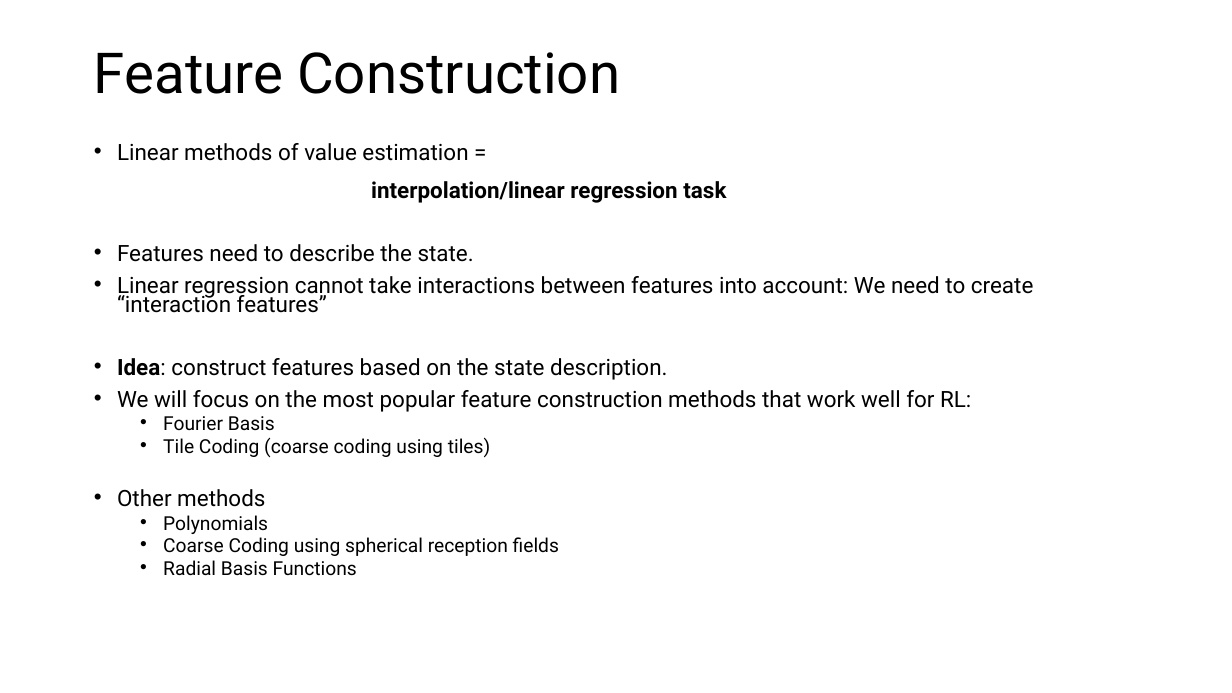
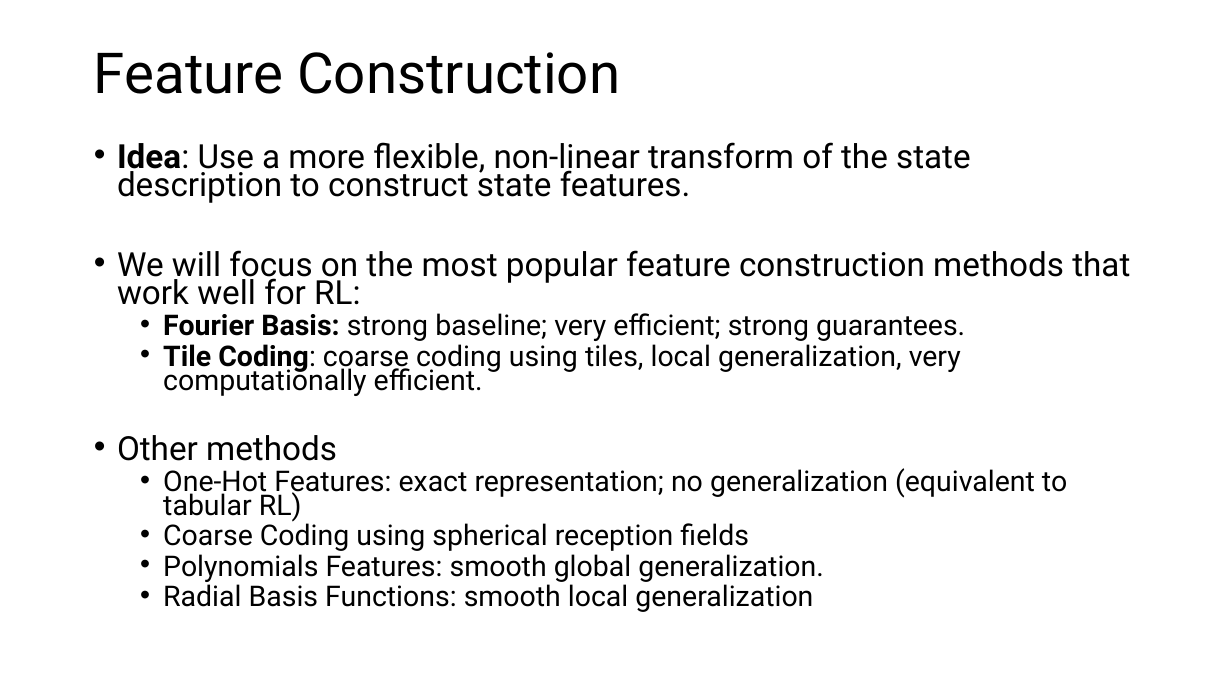
Before and after one commit to mhahsler/Introduction_to_Reinforcement_Learning, a slide deck: slide 21 of slides/Lecture_Chapter09.pptx (slide 19 before the commit). Drawn at 1232x693 pixels with LibreOffice and Linux fonts; fonts in the diff are those of the drawing. Boxes give left, top, right and bottom in pixels: in the first picture for what was removed or moved away, otherwise in the second. Text is boxed around its words. In the diff, an @@ line names an element or a change of style, - is before the commit and + after.

```diff
--- a/slides/Lecture_Chapter09.pptx
+++ b/slides/Lecture_Chapter09.pptx
@@ text at bbox=[117, 142, 971, 203]: text changed; size 17.5 to 25.9 pt @@
-• Linear methods of value estimation =
-  interpolation/linear regression task
-• Features need to describe the state.
-• Linear regression cannot take interactions between features into account: We need to create “interaction features”
-• Idea: construct features based on the state description.
+• Idea: Use a more flexible, non-linear transform of the state description to construct state features.
@@ text at bbox=[117, 250, 1130, 551]: size 17.5 to 25.9 pt in "We will focus on the most popular ...", "Other methods"; size 15 to 22.2 pt in "Coarse Coding using spherical reception fields" @@
@@ text at bbox=[163, 313, 965, 396]: text changed; size 15 to 22.2 pt @@
-  • Fourier Basis
-  • Tile Coding (coarse coding using tiles)
+  • Fourier Basis: strong baseline; very efficient; strong guarantees.
+  • Tile Coding: coarse coding using tiles, local generalization, very computationally efficient.
@@ text at bbox=[163, 468, 1067, 522]: text changed; size 15 to 22.2 pt @@
-  • Polynomials
+  • One-Hot Features: exact representation; no generalization (equivalent to tabular RL)
@@ text at bbox=[163, 549, 824, 612]: text changed; size 15 to 22.2 pt @@
-  • Radial Basis Functions
+  • Polynomials Features: smooth global generalization.
+  • Radial Basis Functions: smooth local generalization
```
Also in this commit, not shown: 14 other slides changed, 4 slides added, 3 slides removed, 5 other files.
